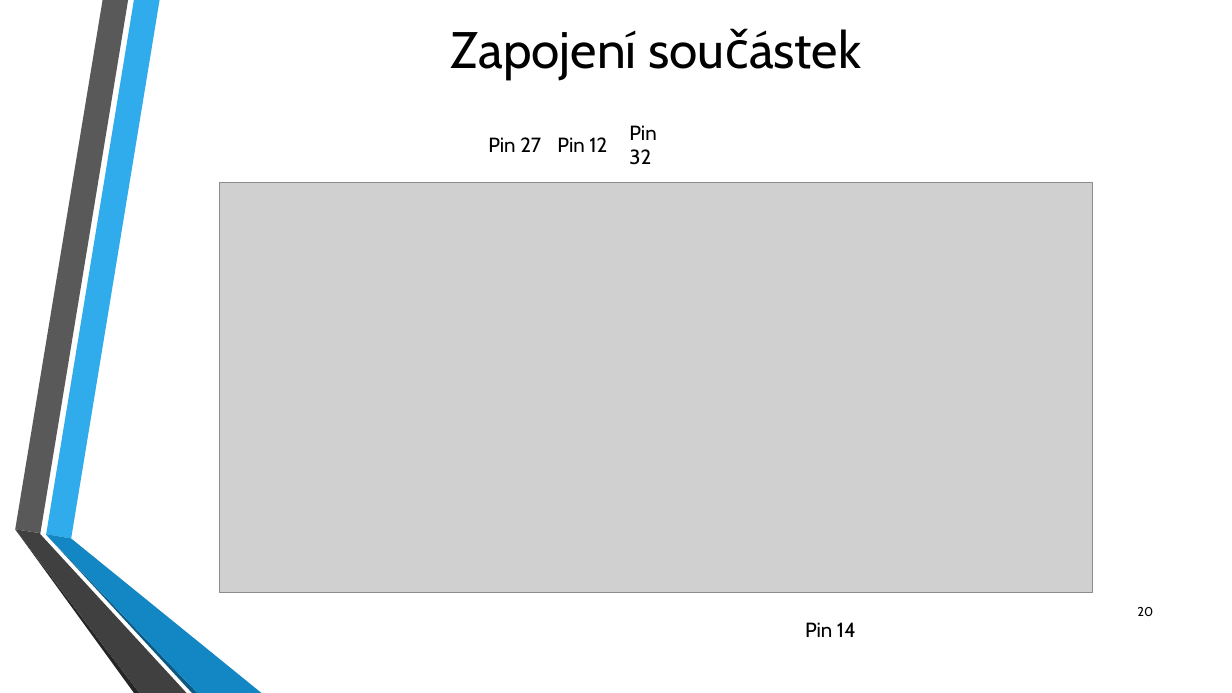
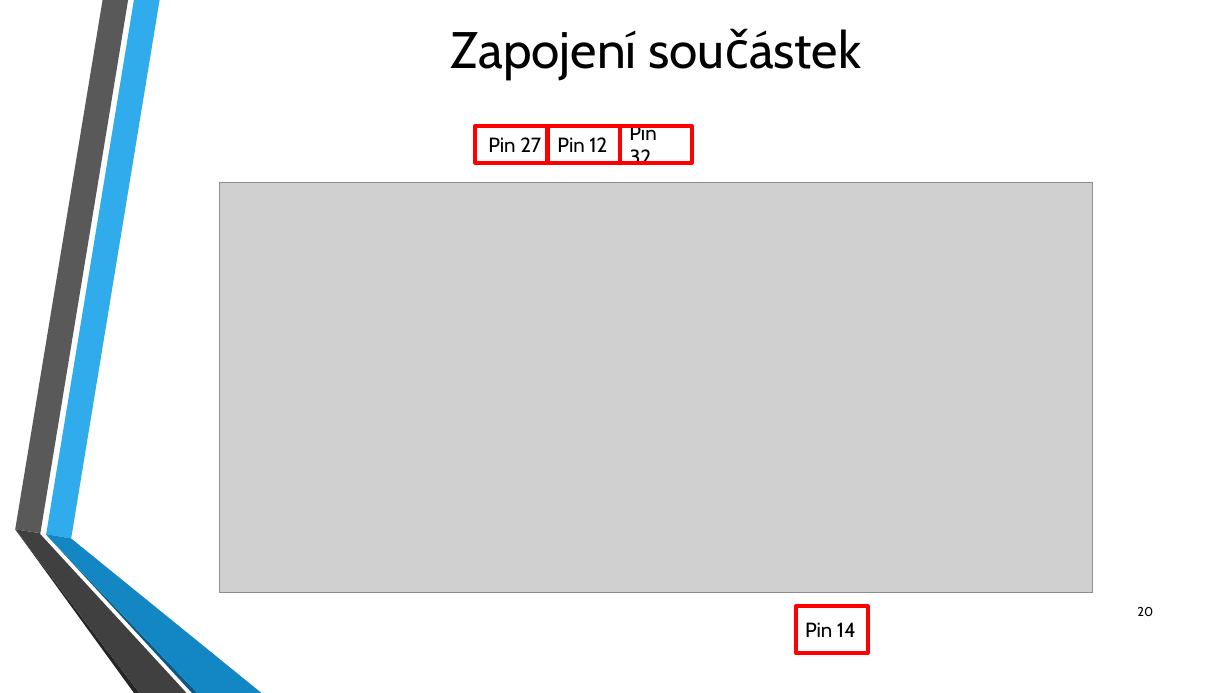
Before and after one commit to fablab-brno/Arduino-Akademie, a slide deck: slide 20 of Workshop 4/Arduino_Workshop_FabLab_4.pptx. Drawn at 1232x693 pixels with LibreOffice and Linux fonts; fonts in the diff are those of the drawing; grey boxes stand for pictures; background and template pictures are left out. Boxes give left, top, right and bottom in pixels: in the first picture for what was removed or moved away, otherwise in the second. Text is boxed around its words. In the diff, an @@ line names an element or a change of style, - is before the commit and + after.

```diff
--- a/Workshop 4/Arduino_Workshop_FabLab_4.pptx
+++ b/Workshop 4/Arduino_Workshop_FabLab_4.pptx
@@ rectangle added at [476,126,548,163], outline #FF0000 3 pt @@
@@ rectangle added at [548,126,620,163], outline #FF0000 3 pt @@
@@ rectangle added at [620,126,692,163], outline #FF0000 3 pt @@
@@ rectangle added at [796,606,868,653], outline #FF0000 3 pt @@
```
Also in this commit, not shown: 4 other slides changed.
